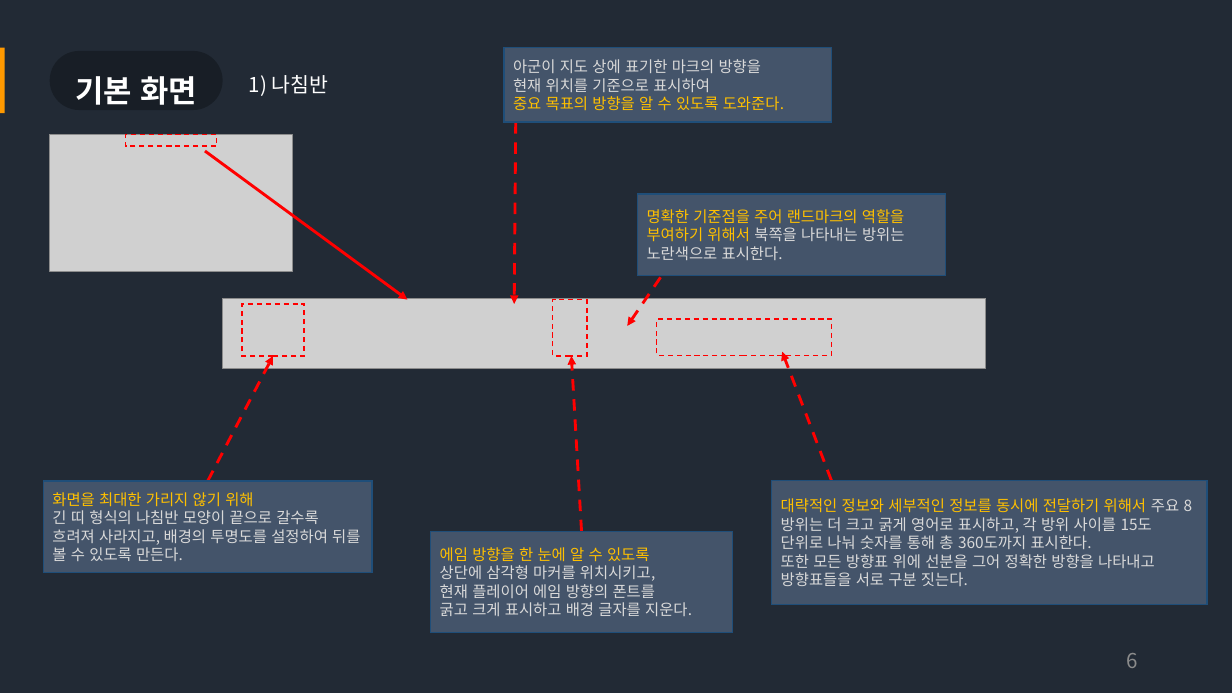
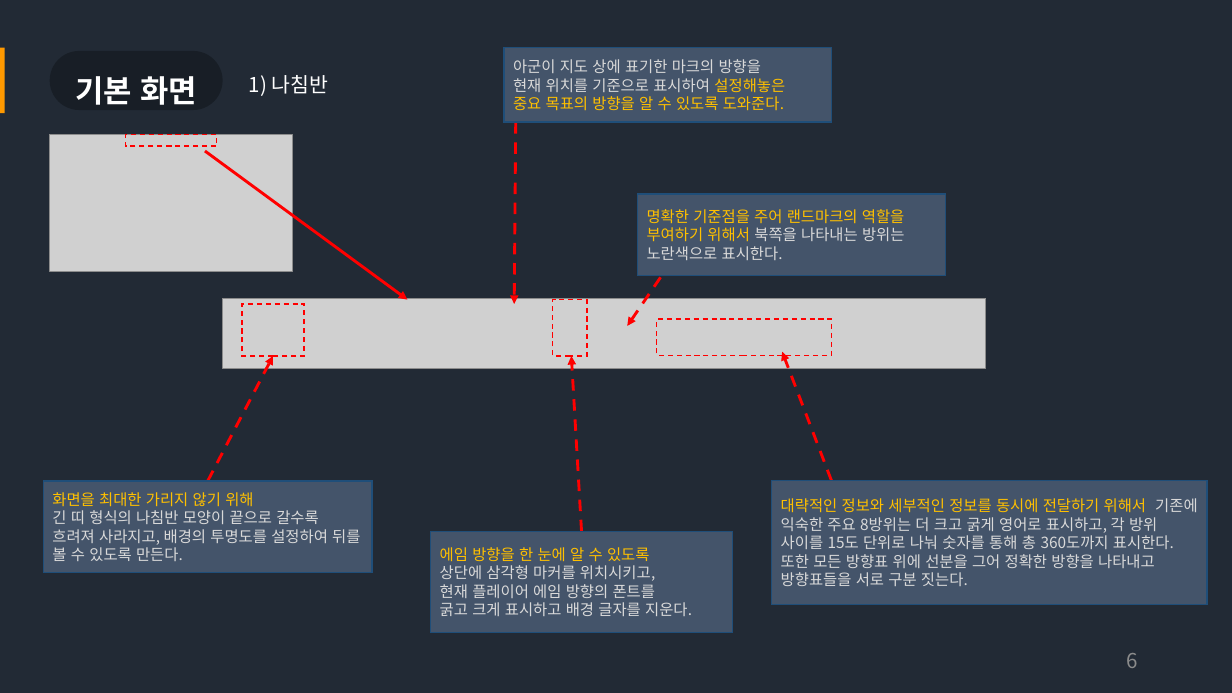
Before and after one commit to Bumizi/GameDesign, a slide deck: slide 6 of 3-1 기획 포트폴리오 작성/PUBG 전투 UI 역기획서.pptx. Drawn at 1232x693 pixels with LibreOffice and Linux fonts; fonts in the diff are those of the drawing; grey boxes stand for pictures. Boxes give left, top, right and bottom in pixels: in the first picture for what was removed or moved away, otherwise in the second. Text is boxed around its words. In the diff, an @@ line names an element or a change of style, - is before the commit and + after.

```diff
--- a/3-1 기획 포트폴리오 작성/PUBG 전투 UI 역기획서.pptx
+++ b/3-1 기획 포트폴리오 작성/PUBG 전투 UI 역기획서.pptx
@@ text in rectangle at <box>513,59,785,92</box>: text changed @@
-아군이 지도 상에 표기한 마크의 방향을
-현재 위치를 기준으로 표시하여
+아군이 지도 상에 표기한 마크의 방향을
+현재 위치를 기준으로 표시하여 설정해놓은
@@ text in rectangle at <box>781,498,1197,586</box>: text changed @@
-대략적인 정보와 세부적인 정보를 동시에 전달하기 위해서 주요 8방위는 더 크고 굵게 영어로 표시하고, 각 방위 사이를 15도 단위로 나눠 숫자를 통해 총 360도까지 표시한다.
-또한 모든 방향표 위에 선분을 그어 정확한 방향을 나타내고 방향표들을 서로 구분 짓는다.
+대략적인 정보와 세부적인 정보를 동시에 전달하기 위해서 기존에 익숙한 주요 8방위는 더 크고 굵게 영어로 표시하고, 각 방위 사이를 15도 단위로 나눠 숫자를 통해 총 360도까지 표시한다. 또한 모든 방향표 위에 선분을 그어 정확한 방향을 나타내고 방향표들을 서로 구분 짓는다.
```
Also in this commit, not shown: 3 other slides changed, 2 slides added, 1 other file.
